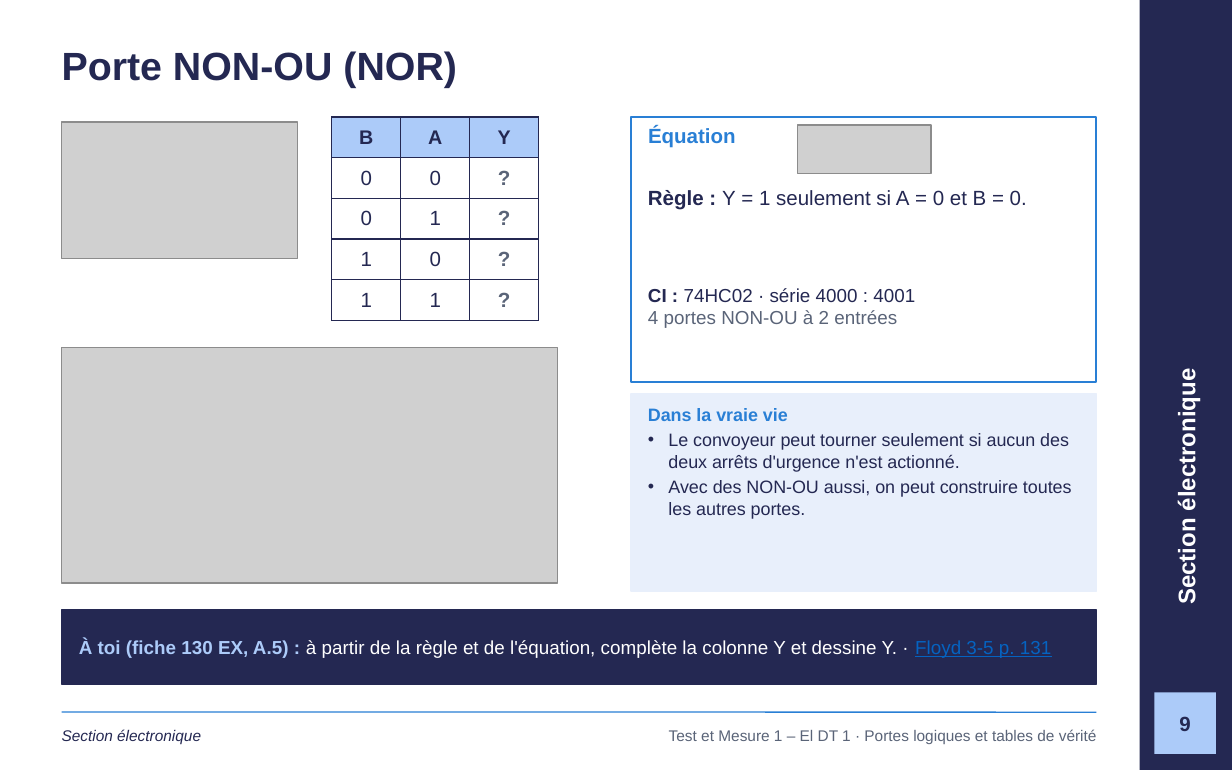
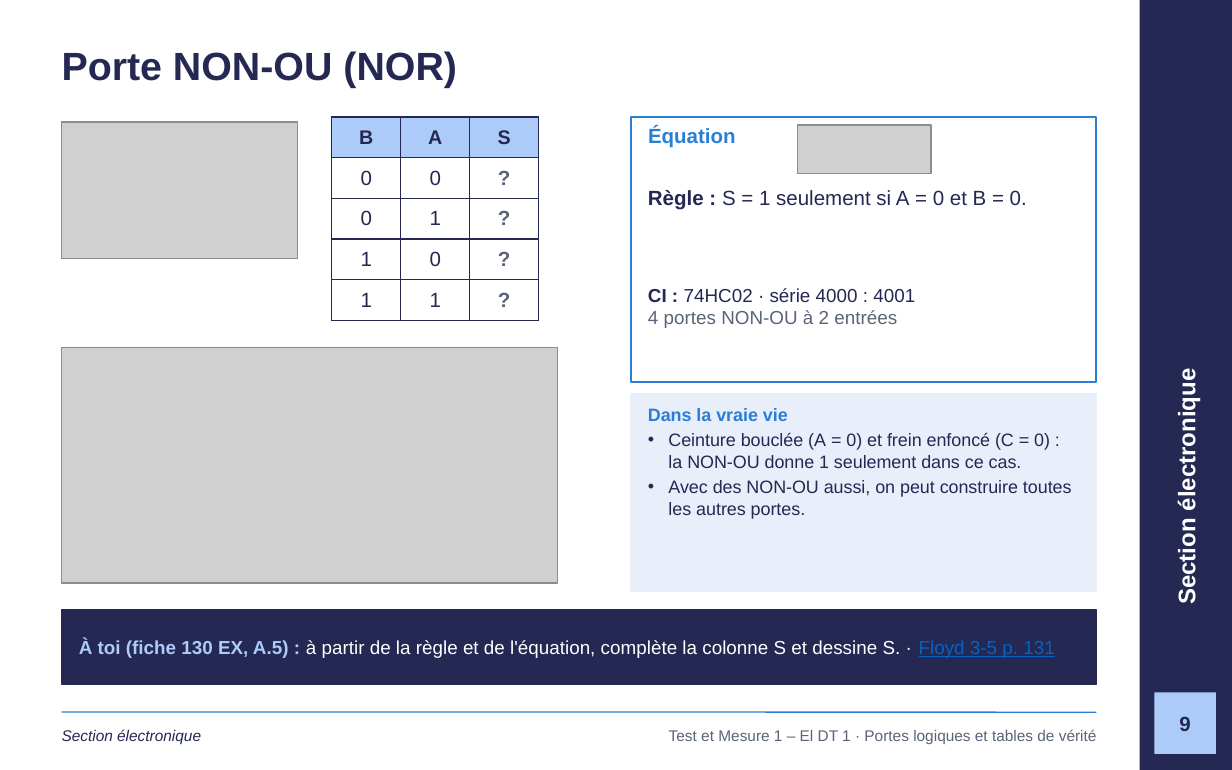
Before and after one commit to GlemoineETML/cours-etml, a slide deck: slide 9 of reference/tm1/semaine-1/120 Portes logiques et tables de vérité.pptx. Drawn at 1232x770 pixels with LibreOffice and Linux fonts; fonts in the diff are those of the drawing; grey boxes stand for pictures; background and template pictures are left out. Boxes give left, top, right and bottom in pixels: in the first picture for what was removed or moved away, otherwise in the second. Text is boxed around its words. In the diff, an @@ line names an element or a change of style, - is before the commit and + after.

```diff
--- a/reference/tm1/semaine-1/120 Portes logiques et tables de vérité.pptx
+++ b/reference/tm1/semaine-1/120 Portes logiques et tables de vérité.pptx
@@ table at (331, 117, 538, 311) @@
-row 1, column 3: Y
+row 1, column 3: S
@@ text at (648, 190, 1027, 210): text changed @@
-Règle : Y = 1 seulement si A = 0 et B = 0.
+Règle : S = 1 seulement si A = 0 et B = 0.
@@ text at (668, 433, 1050, 468): text changed @@
-• Le convoyeur peut tourner seulement si aucun des deux arrêts d'urgence n'est actionné.
+• Ceinture bouclée (A = 0) et frein enfoncé (C = 0) : la NON‑OU donne 1 seulement dans ce cas.
@@ text at (79, 639, 1054, 658): text changed @@
-À toi (fiche 130 EX, A.5) : à partir de la règle et de l'équation, complète la colonne Y et dessine Y. · Floyd 3-5 p. 131
+À toi (fiche 130 EX, A.5) : à partir de la règle et de l'équation, complète la colonne S et dessine S. · Floyd 3-5 p. 131
```
Also in this commit, not shown: 16 other slides changed, 1 slide added, 24 other files.
